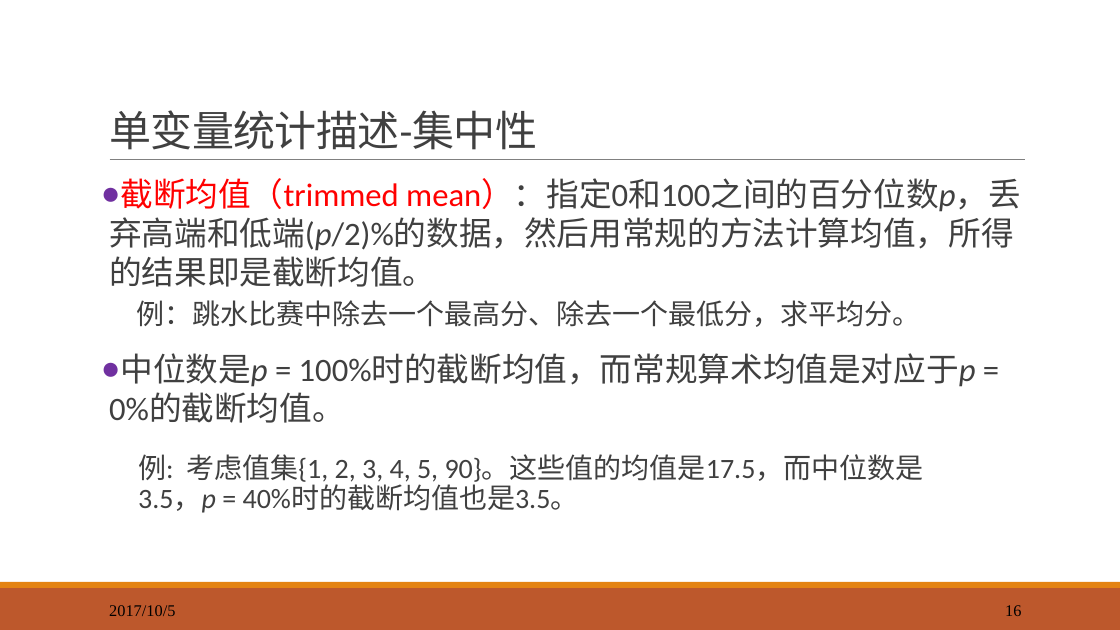
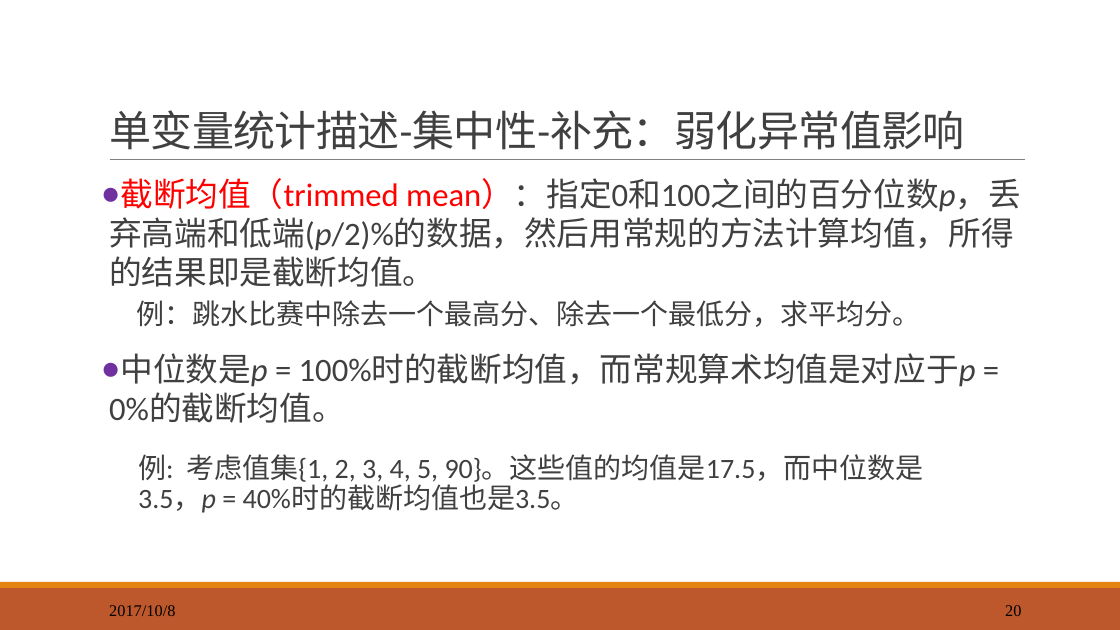
Before and after one commit to exoplanetX/DataAnalytics, a slide deck: slide 20 of 数据分析-3-探索性分析.pptx (slide 16 before the commit). Drawn at 1120x630 pixels with LibreOffice and Linux fonts; fonts in the diff are those of the drawing. Boxes give left, top, right and bottom in pixels: in the first picture for what was removed or moved away, otherwise in the second. Text is boxed around its words. In the diff, an @@ line names an element or a change of style, - is before the commit and + after.

```diff
--- a/数据分析-3-探索性分析.pptx
+++ b/数据分析-3-探索性分析.pptx
@@ title at (109,110,965,150): text changed @@
-单变量统计描述-集中性
+单变量统计描述-集中性-补充：弱化异常值影响
@@ text at (109,605,175,616): text changed @@
-2017/10/5
+2017/10/8
@@ page number at (1005,605,1021,616): text changed @@
-16
+20
```
Also in this commit, not shown: 17 other slides changed, 5 slides added, 2 slides removed.
